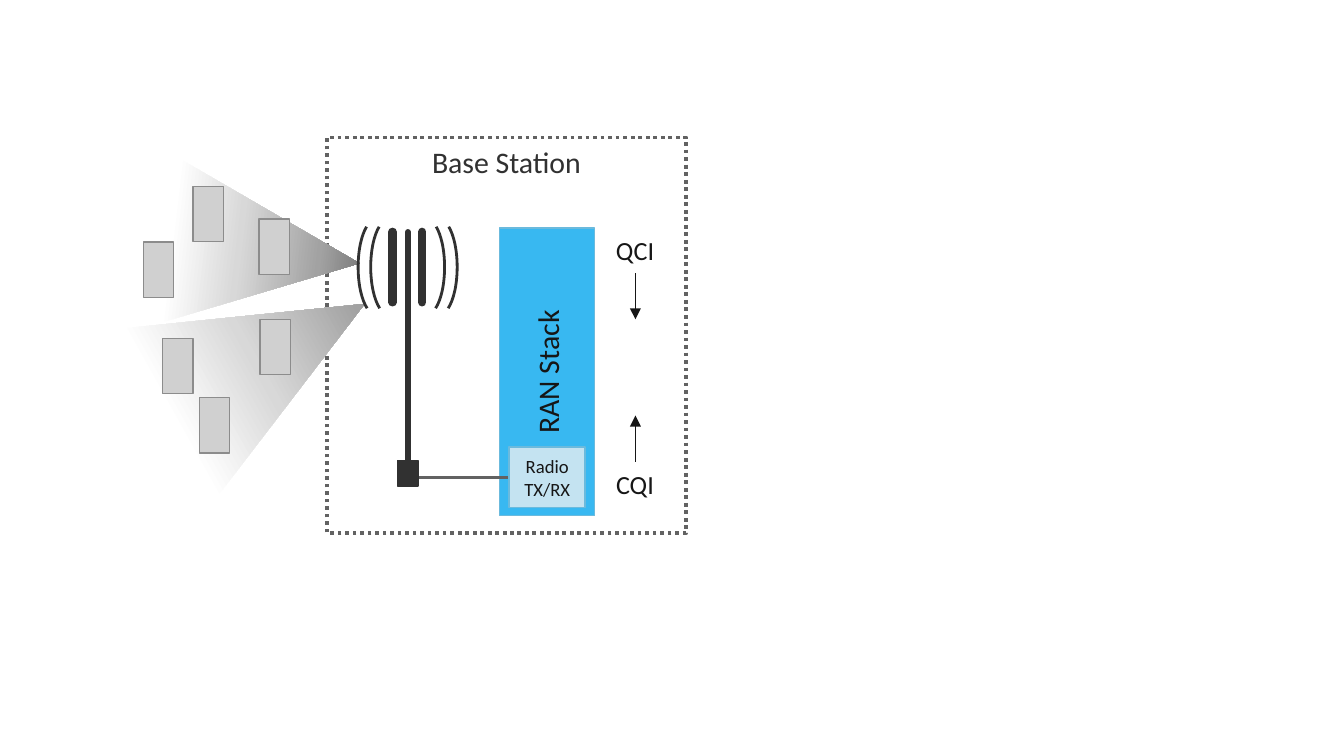
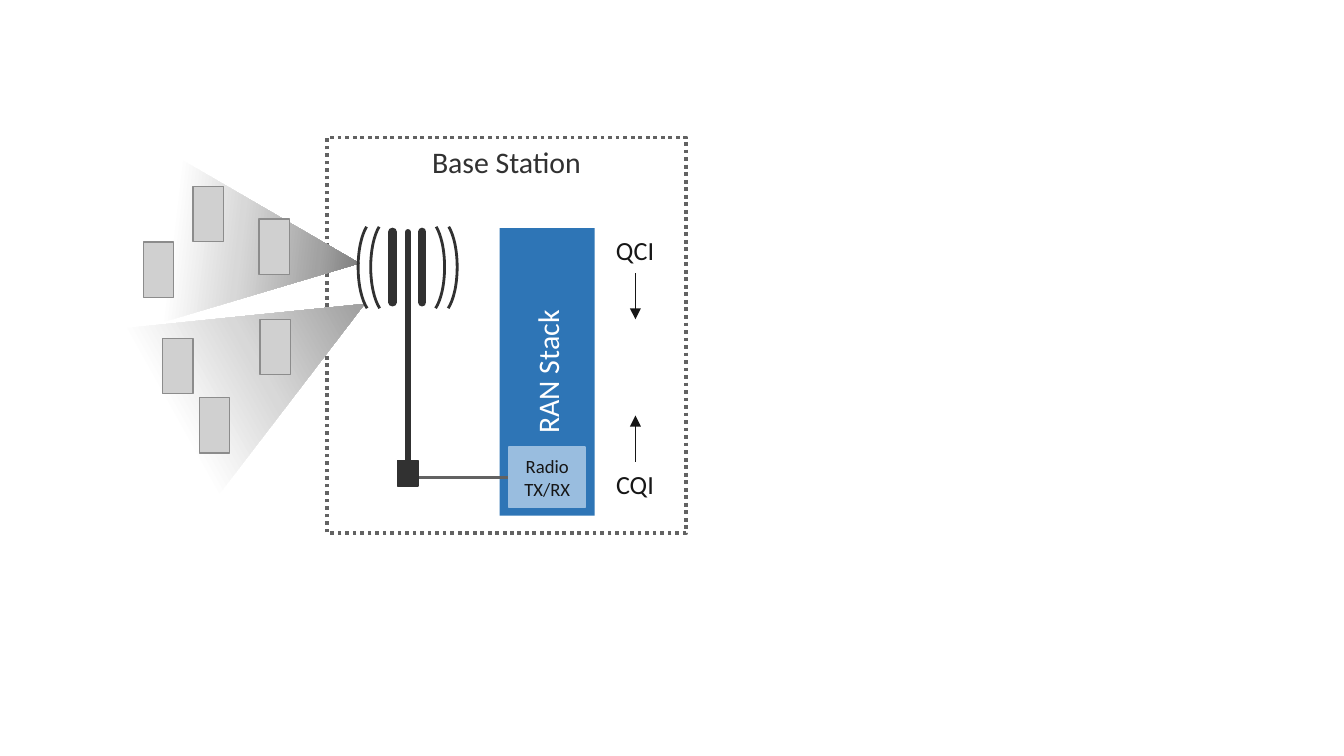
Before and after one commit to SystemsApproach/private5g, a slide deck: slide 5 of figures.pptx. Drawn at 1344x756 pixels with LibreOffice and Linux fonts; fonts in the diff are those of the drawing; grey boxes stand for pictures. Boxes give left, top, right and bottom in pixels: in the first picture for what was removed or moved away, otherwise in the second. Text is boxed around its words. In the diff, an @@ line names an element or a change of style, - is before the commit and + after.

```diff
--- a/figures.pptx
+++ b/figures.pptx
@@ rectangle "RAN Stack" at (x1=499, y1=228, x2=595, y2=515): text colour #161616 to #FFFFFF; fill #38B9F2 to #2E75B6; outline #6BBADD 0.75 pt to none @@
@@ rectangle "Radio" at (x1=509, y1=448, x2=586, y2=508): fill #C4E3F1 to #99BDDF; outline #6BBADD 0.75 pt to #99BDDF 0.75 pt @@
```
Also in this commit, not shown: 23 other slides changed, 3 slides removed, 29 other files.
